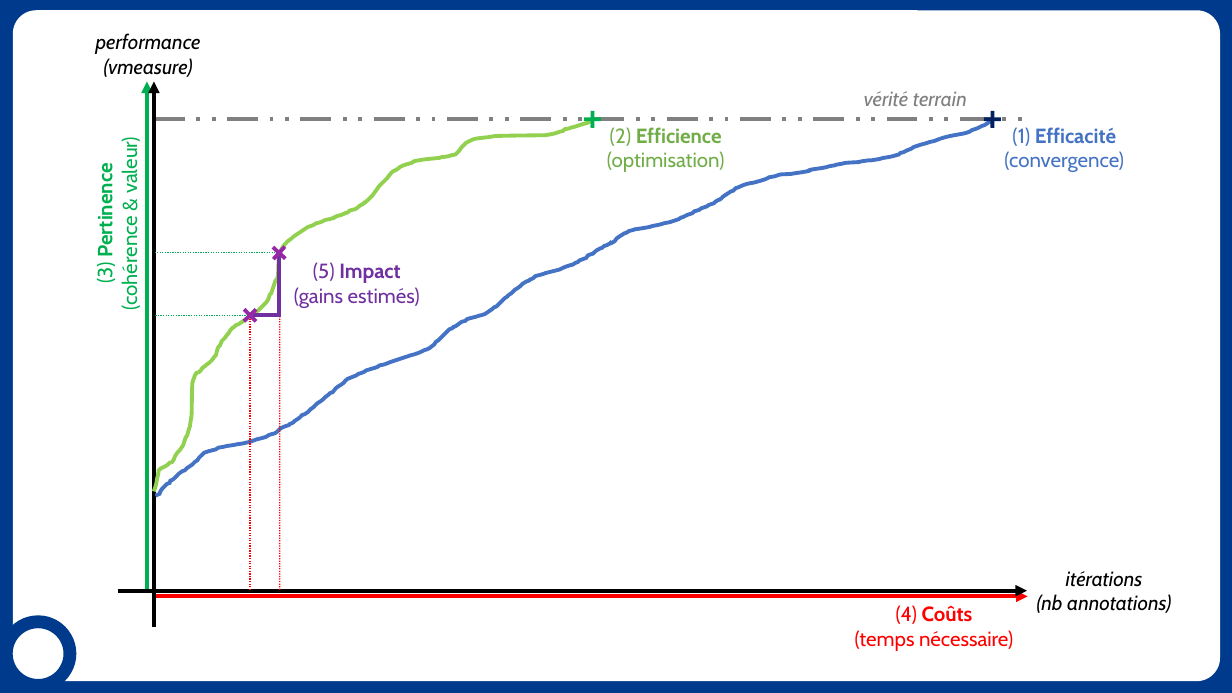
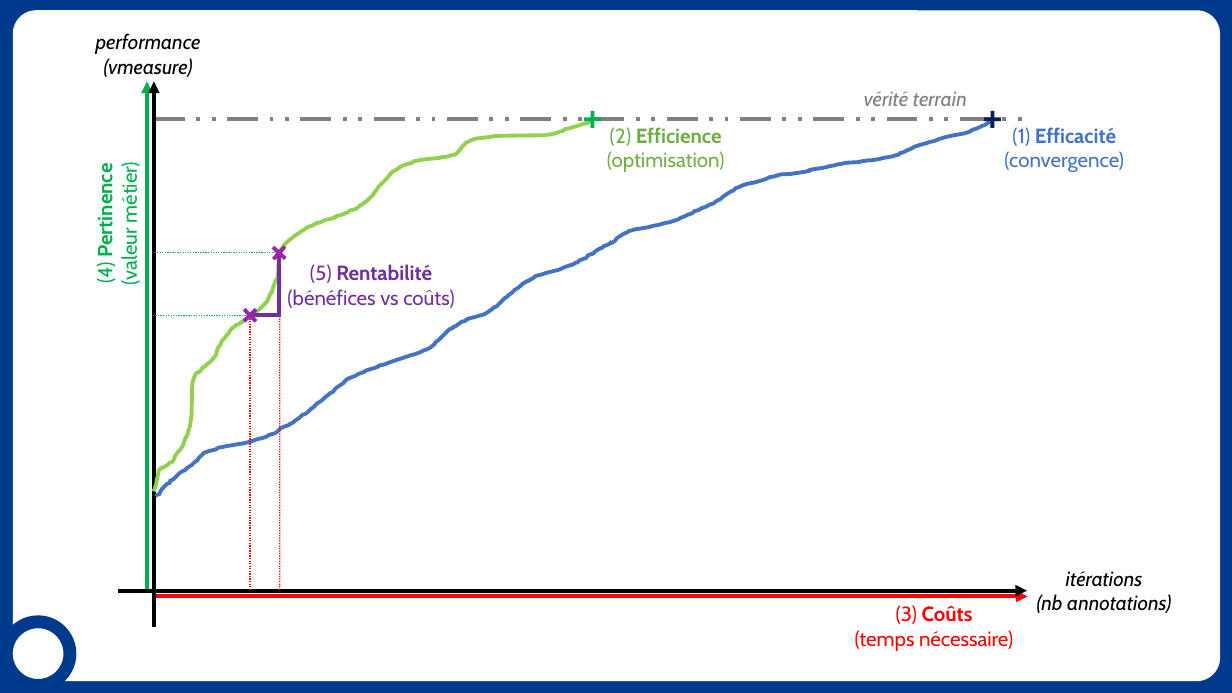
Before and after one commit to erwanschild/interactive-clustering-phd-report, a slide deck: slide 8 of draft/hypotheses.pptx. Drawn at 1232x693 pixels with LibreOffice and Linux fonts; fonts in the diff are those of the drawing; background and template pictures are left out. Boxes give left, top, right and bottom in pixels: in the first picture for what was removed or moved away, otherwise in the second. Text is boxed around its words. In the diff, an @@ line names an element or a change of style, - is before the commit and + after.

```diff
--- a/draft/hypotheses.pptx
+++ b/draft/hypotheses.pptx
@@ text at (93,168,142,284): text changed @@
-(3) Pertinence
-(cohérence & valeur)
+(4) Pertinence
+(valeur métier)
@@ text added at (287,264,454,308), 16 pt, text #7030A0 @@
+(5) Rentabilité
+(bénéfices vs coûts)
@@ text removed at (294,262,420,308) @@
-(5) Impact
-(gains estimés)
@@ text at (896,605,973,624): text changed @@
-(4) Coûts
+(3) Coûts
```
Also in this commit, not shown: 4 other slides changed, 4 other files.
